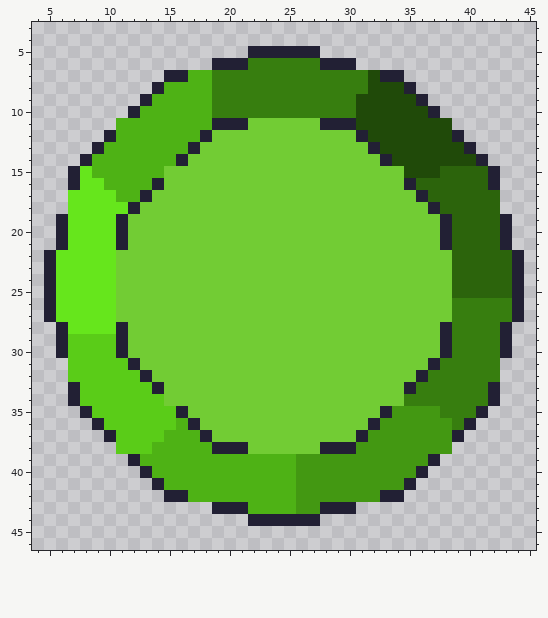
A pixel-art sprite gets an edit: raw-assets/common/items/circle-gem.png. The picture above was drawn from the file before the commit.
The file is 50x50 pixels. Shown: x 4..45, y 3..46.
The same view after the edit:
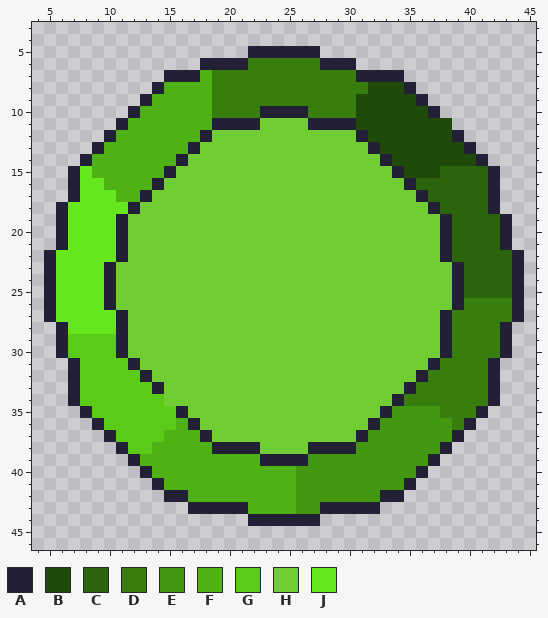
Palette (. is transparent): A #222034  B #204a09  C #2c640c  D #377e0f  E #439812  F #4eb215  G #5acc18  H #72cc34  J #66e61c
Changes in this commit:
y 6: x 18 . -> A
y 7: x 17 F -> A; x 31..32 DB -> AA
y 10: x 23..26 DDDD -> AAAA
y 11: x 11 F -> A; x 22 H -> A; x 27 H -> A
y 15: x 15 H -> A; x 34 H -> A
y 17: x 7 J -> A; x 42 C -> A
y 18: x 6 . -> A; x 42 C -> A
y 22: x 11 H -> A; x 38 H -> A
y 23..25: x 10 J -> A; x 39 C -> A
y 26: x 10 J -> A; x 39 D -> A
y 27: x 11 H -> A; x 38 H -> A
y 31..32: x 7 G -> A; x 42 D -> A
y 34: x 34 H -> A
y 38: x 11 G -> A; x 22 H -> A; x 27 H -> A; x 38 E -> A
y 39: x 23..26 FFFE -> AAAA
y 43: x 17..18 .. -> AA; x 31..32 .. -> AA
